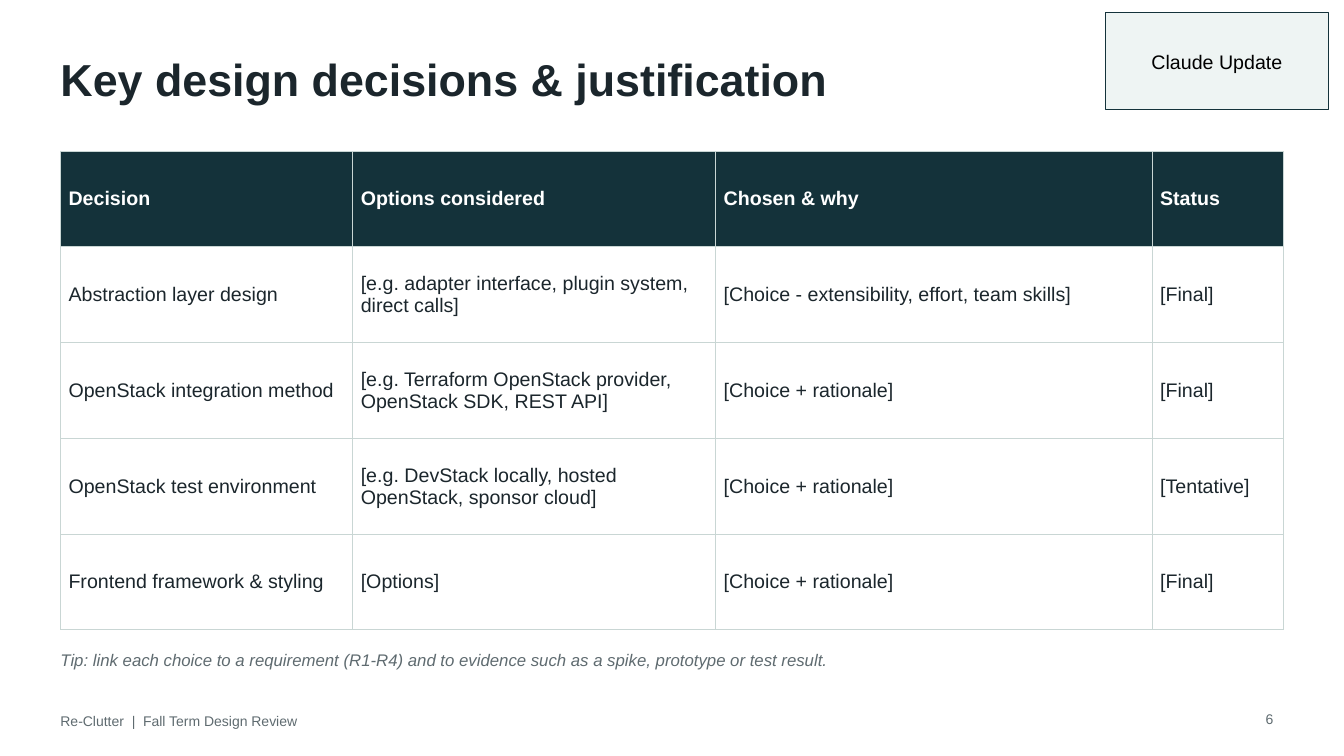
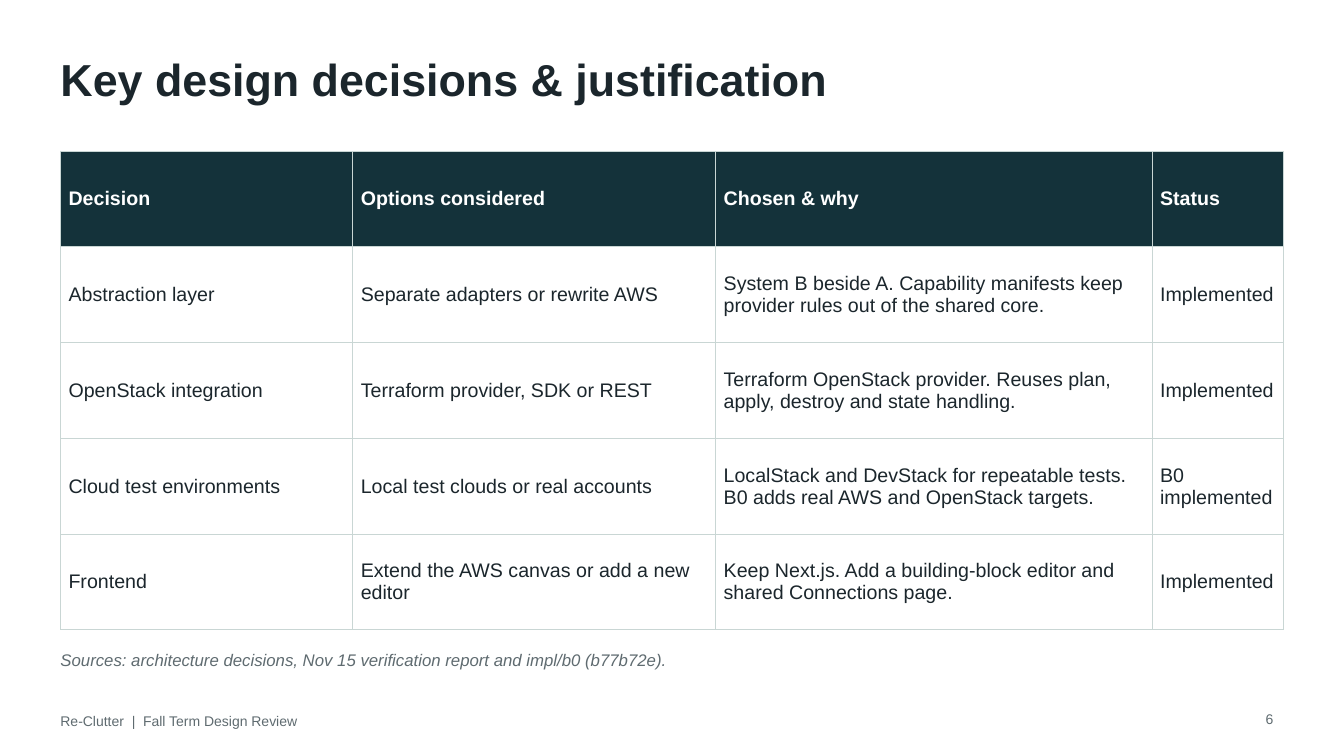
Before and after one commit to Alberta2514640/clutter, a slide deck: slide 6 of deliverables/Re-Clutter_Fall_Design_Review_Software.pptx. Drawn at 1344x756 pixels with LibreOffice and Linux fonts; fonts in the diff are those of the drawing. Boxes give left, top, right and bottom in pixels: in the first picture for what was removed or moved away, otherwise in the second. Text is boxed around its words. In the diff, an @@ line names an element or a change of style, - is before the commit and + after.

Commit message:
Finish fall design review slides

```diff
--- a/deliverables/Re-Clutter_Fall_Design_Review_Software.pptx
+++ b/deliverables/Re-Clutter_Fall_Design_Review_Software.pptx
@@ rectangle removed at [1106, 13, 1329, 110] @@
-Claude Update
@@ table at [60, 151, 1284, 607] @@
-row 2: Abstraction layer design | [e.g. adapter interface, plugin system, direct calls] | [Choice - extensibility, effort, team skills] | [Final]
+row 2: Abstraction layer | Separate adapters or rewrite AWS | System B beside A. Capability manifests keep provider rules out of the shared core. | Implemented
-row 3: OpenStack integration method | [e.g. Terraform OpenStack provider, OpenStack SDK, REST API] | [Choice + rationale] | [Final]
+row 3: OpenStack integration | Terraform provider, SDK or REST | Terraform OpenStack provider. Reuses plan, apply, destroy and state handling. | Implemented
-row 4: OpenStack test environment | [e.g. DevStack locally, hosted OpenStack, sponsor cloud] | [Choice + rationale] | [Tentative]
+row 4: Cloud test environments | Local test clouds or real accounts | LocalStack and DevStack for repeatable tests. B0 adds real AWS and OpenStack targets. | B0 implemented
-row 5: Frontend framework & styling | [Options] | [Choice + rationale] | [Final]
+row 5: Frontend | Extend the AWS canvas or add a new editor | Keep Next.js. Add a building-block editor and shared Connections page. | Implemented
@@ text at [60, 654, 666, 670]: text changed @@
-Tip: link each choice to a requirement (R1-R4) and to evidence such as a spike, prototype or test result.
+Sources: architecture decisions, Nov 15 verification report and impl/b0 (b77b72e).
```
Also in this commit, not shown: 13 other slides changed, 1 slide added, 1 slide removed.
